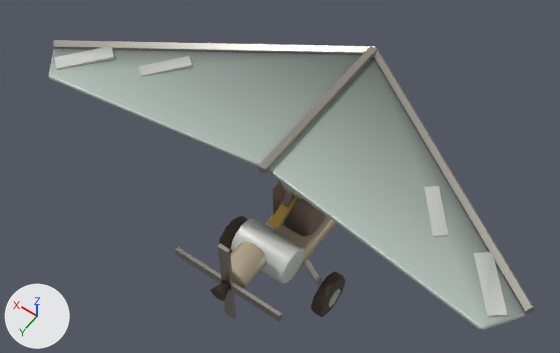
Renders of the glTF model github-io/public/models/glider.glb from each side of a commit.
Camera for both pictures: a 50 mm camera at (-2.08, 3.24, 6.04) aimed at (0.16, 0.1, 1.11). Arrows for +X, +Y and +Z are at lower left; the lights stay in place. The older version comes first. Where no turn or scale is listed for an object, it has been applied to the vertices.

Names of what the first picture shows: 'Engine', 'Keel', 'Pilot', 'Prop_blades', 'Seat_pod', 'Water_tank', 'Wheels', 'Wing', 'Wing_spars', 'Wing_stripes' and 6 more.
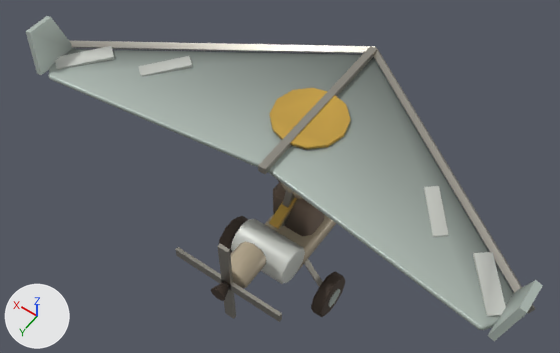
What differs and where, as boxes (x1, y1, x2, y2) in the pictures (560 x 353 px):
'Sun_disc', added (orange)
    after: (269, 88, 351, 150)
'Winglets', added
    after: (26, 16, 543, 341)

The edits, one by one:
Mesh me_sun_disc is new.
It is a 12-sided cylinder along z spanning x -0.3..0.3, y -0.35..0.25, z 1.767..1.792.
It uses material mat_hazard.
Mesh me_winglets is new.
It has 16 vertices, 24 faces and spans x -2.0..2.0, y 0.48..0.84, z 1.85..2.19.
It uses material mat_team.
Object 'Sun_disc' (ob_sun_disc) is new; it shows me_sun_disc.
Its location is (0.0, 0.0, 0.0).
Object 'Winglets' (ob_winglets) is new; it shows me_winglets.
Its location is (0.0, 0.0, 0.0).
